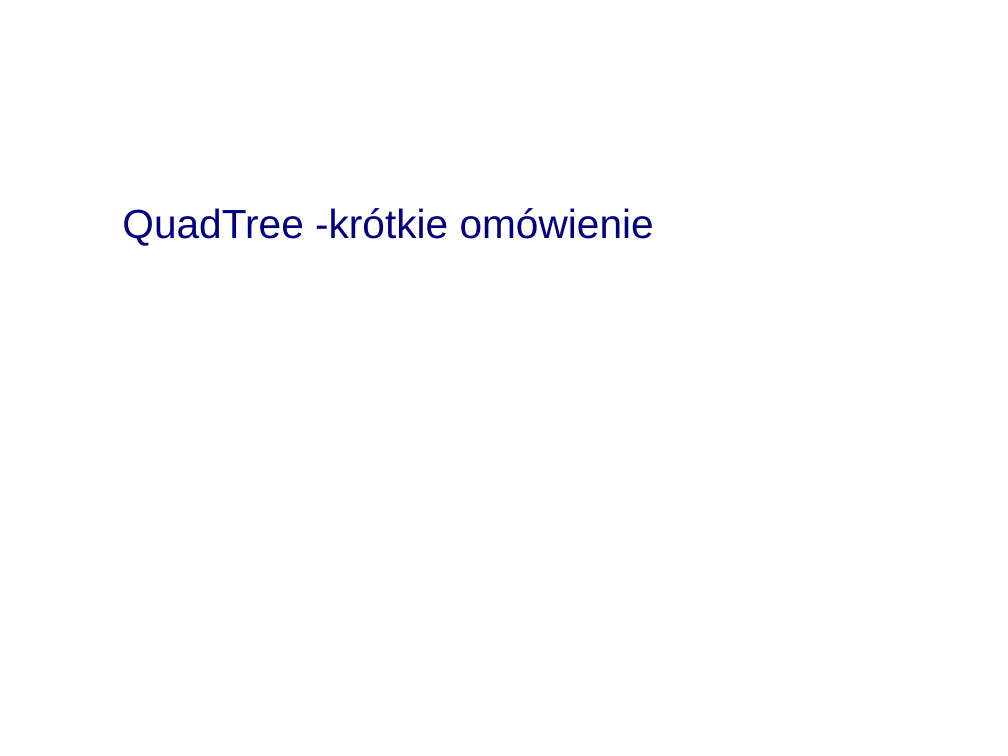
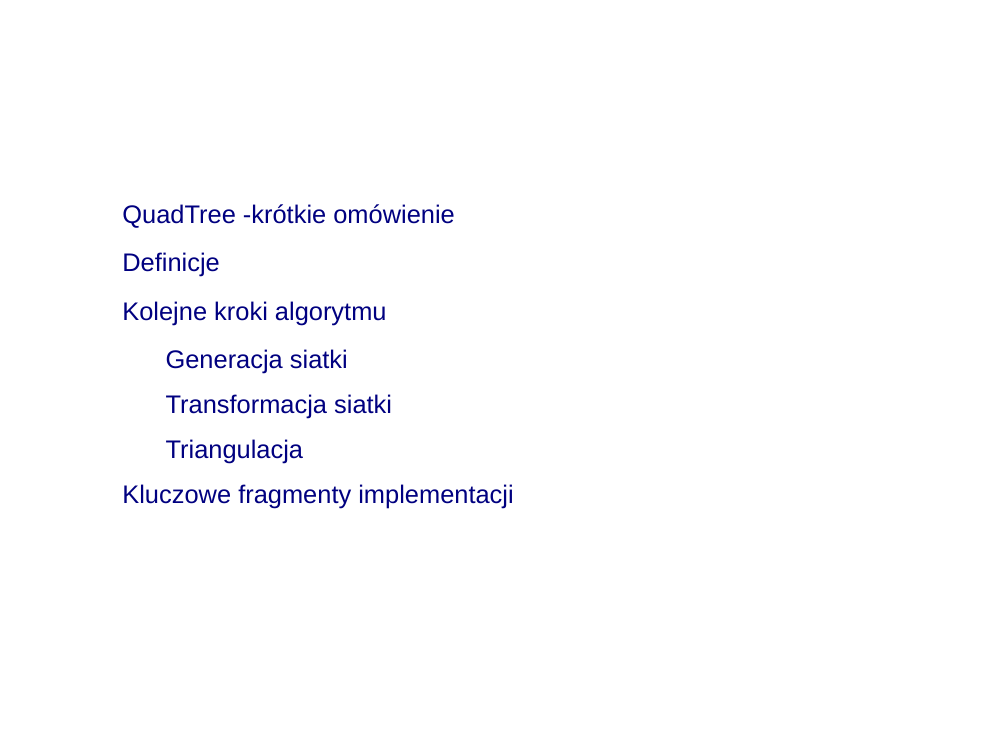
Before and after one commit to mpasko/geometry, a slide deck: slide 2 of presentation.odp. Drawn at 1008x756 pixels with LibreOffice and Linux fonts; fonts in the diff are those of the drawing; background and template pictures are left out. Boxes give left, top, right and bottom in pixels: in the first picture for what was removed or moved away, otherwise in the second. Text is boxed around its words. In the diff, an @@ line names an element or a change of style, - is before the commit and + after.

```diff
--- a/presentation.odp
+++ b/presentation.odp
@@ text at [122,204,455,228]: size 32 to 20 pt in "QuadTree -krótkie omówienie" @@
@@ text at [122,252,513,509]: paragraphs added @@
+● Definicje
+● Kolejne kroki algorytmu
+  ● Generacja siatki
+  ● Transformacja siatki
+  ● Triangulacja
+● Kluczowe fragmenty implementacji
```
Also in this commit, not shown: 2 other slides changed, 11 slides added, 6 other files.
